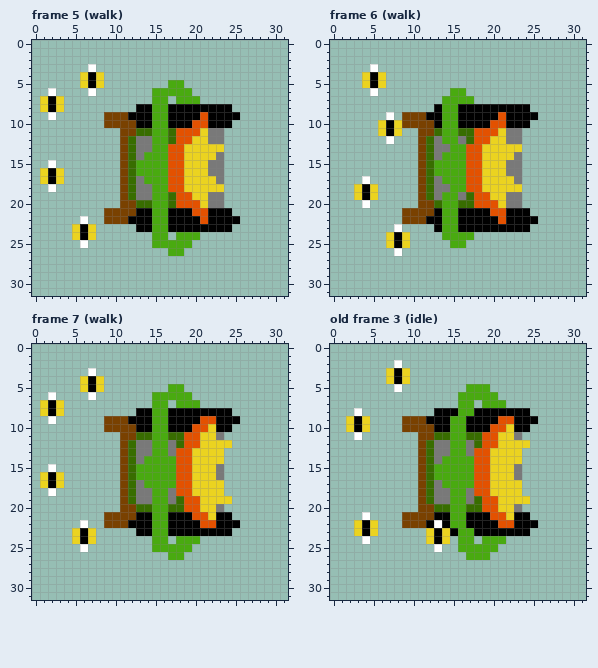
File history of a pixel-art file, art/plant.ase. Above is the file before it was changed.
32x32 pixels, 7 frames. Shown: frame 5 (walk), frame 6 (walk), frame 7 (walk), old frame 3 (idle). The commit also changed other frames, which this record leaves out.
Now the later version:
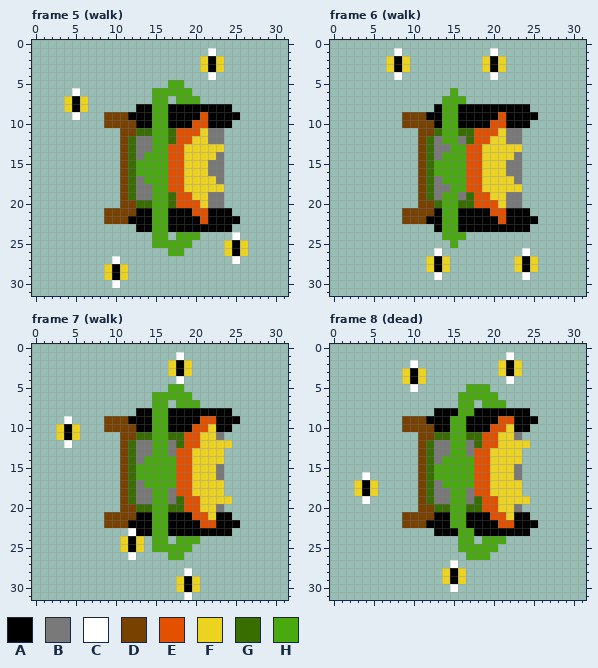
Palette (. is transparent): A #000000  B #797979  C #ffffff  D #794100  E #e35100  F #ebd320  G #386d00  H #49aa10
A new or re-ordered frame is compared with the old frame closest to it.
From old to new:
frames 7 -> 10
layer "p1" added
layer "Layer 1" removed
Changed rows in their new state; - is an unchanged pixel.
Frame 5 (walk), layer "bees":
first column x 1:
 1 ---------------------C-
 2 --------------------FAF
 3 ------.-------------FAF
 4 -----...-------------C-
 5 -----...---------------
 6 -.--C-.----------------
 7 ...FAF-----------------
 8 ...FAF-----------------
 9 -.--C------------------
first column x 1:
15 -.-
16 ...
17 ...
18 -.-
first column x 5:
22 -.--------------------
23 ...-------------------
24 ...-----------------C-
25 -.-----------------FAF
26 -------------------FAF
27 -----C--------------C-
28 ----FAF---------------
29 ----FAF---------------
30 -----C----------------
Frame 6 (walk):
first column x 4:
 1 ----C-----------C-
 2 ---FAF---------FAF
 3 -.-FAF---------FAF
 4 ...-C-----------C-
 5 ...---------------
 6 -.----------.-----
 7 -------------.----
 9 ---.--------------
10 --...-------------
11 --...-------------
12 ---.--------------
first column x 3:
17 -.---------------------
18 ...--------------------
19 ...--------------------
20 -.---------------------
23 -----.-----------------
24 ----...-------.--------
25 ----...------.---------
26 -----.----C----------C-
27 ---------FAF--------FAF
28 ---------FAF--------FAF
29 ----------C----------C-
Frame 7 (walk), layer "bees":
first column x 1:
 1 -----------------C-
 2 ----------------FAF
 3 ------.---------FAF
 4 -----...---------C-
 5 -----...-----------
 6 -.----.------------
 7 ...----------------
 8 ...----------------
 9 -.-C---------------
10 --FAF--------------
11 --FAF--------------
12 ---C---------------
15 -.-----------------
16 ...----------------
17 ...----------------
18 -.-----------------
first column x 5:
22 -.--------------
23 ...----C--------
24 ...---FAF-------
25 -.----FAF-------
26 -------C--------
28 --------------C-
29 -------------FAF
30 -------------FAF
31 --------------C-
Frame 8 (dead) is new; against old frame 3 (idle), layer "bees":
first column x 2:
 1 --------------------C-
 2 ------.-C----------FAF
 3 -----..-AF---------FAF
 4 -----..-AF----------C-
 5 ------.-C-------------
 8 -.--------------------
 9 ...-------------------
10 ...-------------------
11 -.--------------------
first column x 3:
16 -C------------
17 FAF-----------
18 FAF-----------
19 -C------------
21 -.------------
22 ...-------A---
23 ...------.-A--
24 -.-------...--
25 ----------.---
27 ------------C-
28 -----------FAF
29 -----------FAF
30 ------------C-
